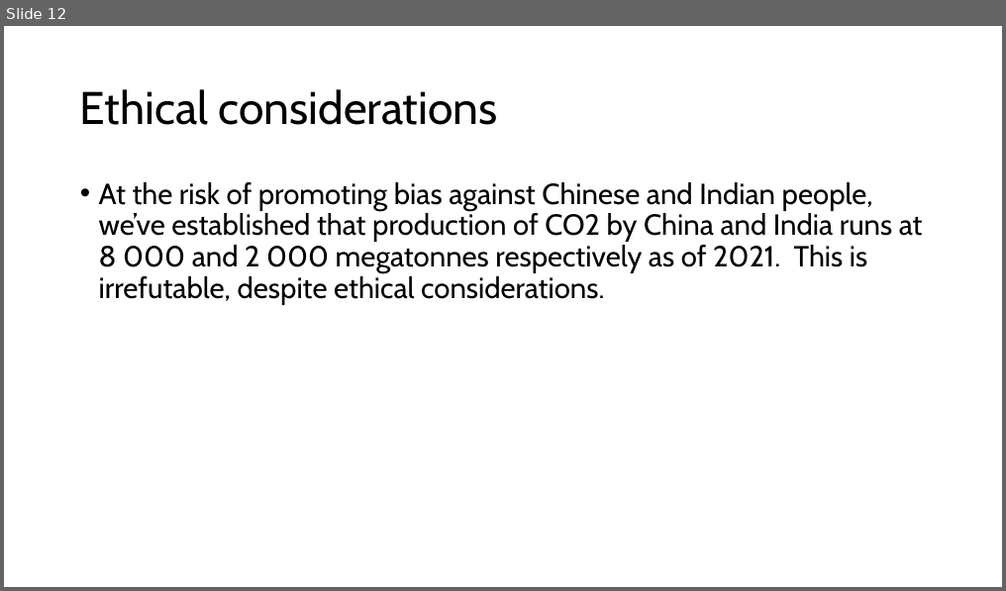
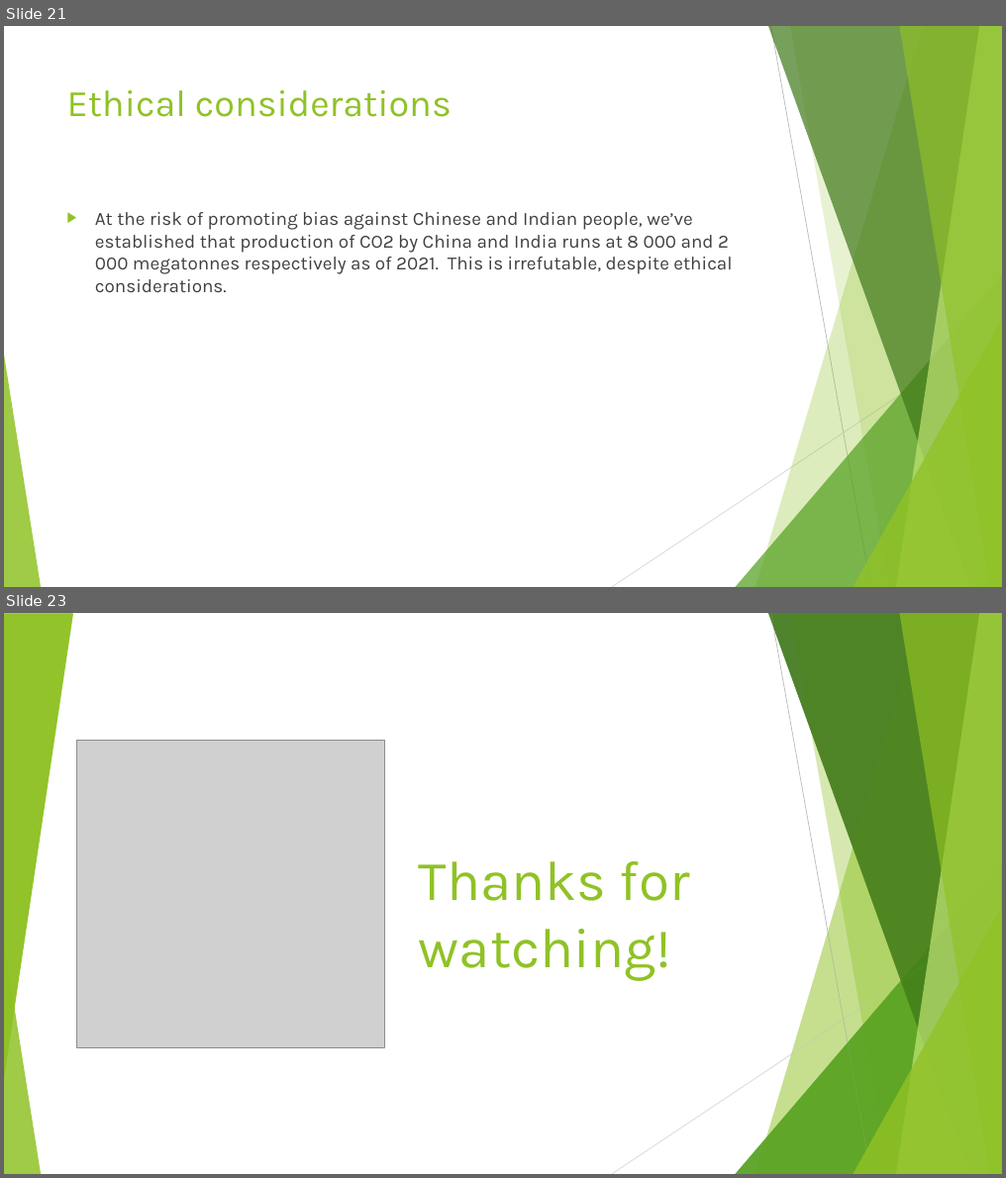
Before and after one commit to ddaniel2024/Project-3, a slide deck: powerpoint.pptx. Shown one above the other, each under a label of ours: slide 12 before the commit, slides 21 and 23 after it; the slides between them are not shown. The pictures are 1006x591 and 1006x1178 pixels, drawn with LibreOffice and Linux fonts; fonts in the diff are those of the drawing; grey boxes stand for pictures. Boxes give left, top, right and bottom in pixels: in the first picture for what was removed or moved away, otherwise in the second. Text is boxed around its words. In the diff, an @@ line names an element or a change of style, - is before the commit and + after.

```diff
--- a/powerpoint.pptx
+++ b/powerpoint.pptx
@@ slide 23 added at bbox=[4, 613, 1002, 1174], background #FFFFFF; not listed: 8 template elements that a slide beside it also shows @@
@@ group added at bbox=[4, 613, 1002, 1174]: 5 freeform shapes, 3 triangles, 2 lines @@
@@ triangle added at bbox=[4, 614, 73, 1078], fill #90C226 at 85% opacity @@
@@ picture added at bbox=[76, 741, 385, 1049] @@
@@ title added at bbox=[419, 861, 690, 981], 54 pt, text #90C226 @@
+Thanks for watching!
@@ what was slide 12 is now slide 21 @@
@@ slide 21 changed as well @@
@@ title "Ethical considerations": place and size @@
-title "Ethical considerations" at bbox=[80, 89, 498, 125]
+title "Ethical considerations" at bbox=[67, 90, 451, 117]
@@ title "Ethical considerations" at bbox=[67, 90, 451, 117]: size 44 to 36 pt, font Cabin to Karla, text colour #000000 to #90C226; line spacing 0.9 to 1; vertical alignment middle to top @@
@@ text "At the risk of promoting ...": place and size @@
-text "At the risk of promoting ..." at bbox=[99, 182, 923, 305]
+text "At the risk of promoting ..." at bbox=[95, 212, 732, 292]
@@ text "At the risk of promoting ..." at bbox=[95, 212, 732, 292]: size 28 to 18 pt, font Cabin to Karla, text colour #000000 to #404040; bullet • to ▶; line spacing 0.9 to 1 @@
@@ group added at bbox=[4, 26, 1002, 587]: 5 freeform shapes, 3 triangles, 2 lines @@
```
Also in this commit, not shown: 7 other slides changed, 14 other slides added, 4 slides removed.
